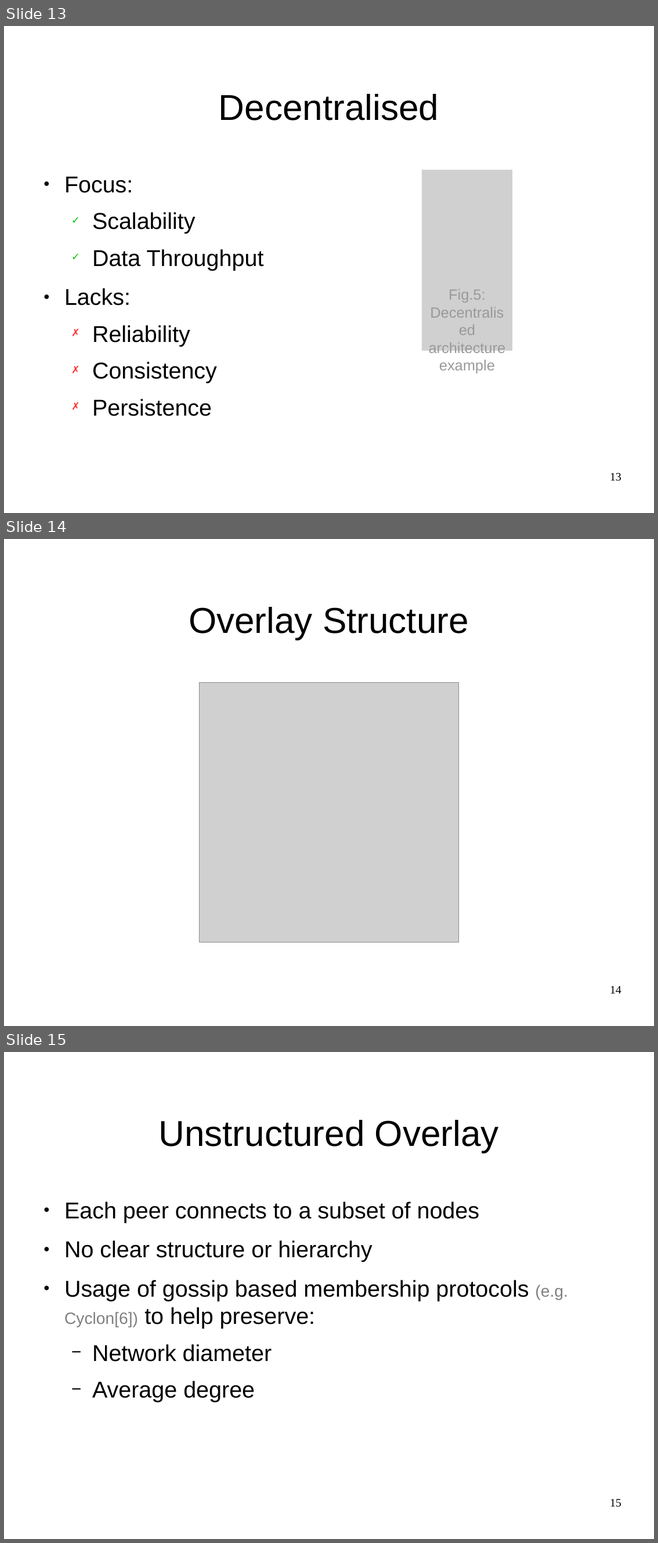
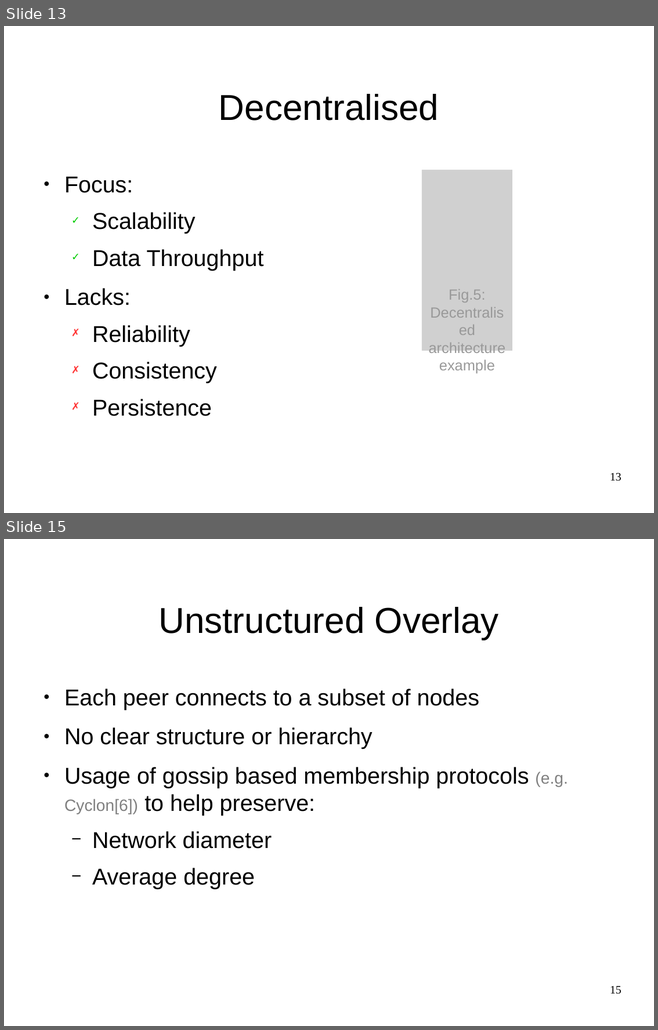
Before and after one commit to JGAntunes/pulsarcast, a slide deck: project-report/presentation.odp. Shown one above the other, each under a label of ours: slides 13, 14 and 15 before the commit, slides 13 and 15 after it; the slides between them are not shown. The pictures are 658x1543 and 658x1030 pixels, drawn with LibreOffice and Linux fonts; fonts in the diff are those of the drawing; grey boxes stand for pictures; background and template pictures are left out. Boxes give left, top, right and bottom in pixels: in the first picture for what was removed or moved away, otherwise in the second. Text is boxed around its words. In the diff, an @@ line names an element or a change of style, - is before the commit and + after.

```diff
--- a/project-report/presentation.odp
+++ b/project-report/presentation.odp
@@ slide 14 removed at <box>4,539,654,1026</box>, background #FFFFFF @@
@@ title removed at <box>188,607,469,640</box> @@
-Overlay Structure
@@ picture removed at <box>199,683,459,942</box> @@
@@ page number removed at <box>610,986,621,994</box> @@
-14
```
Also in this commit, not shown: 11 slides changed, 3 slides added, 1 other file.
